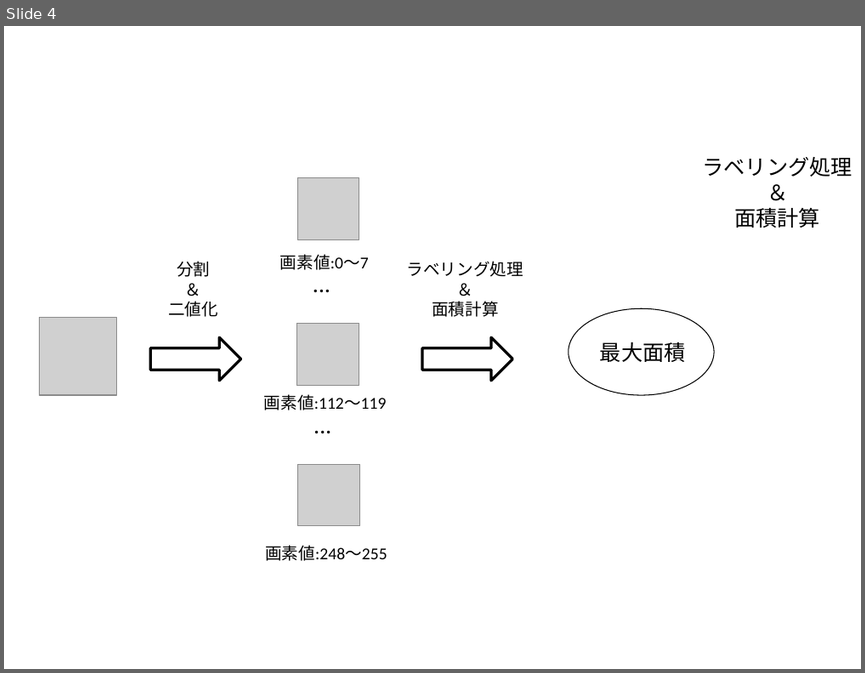
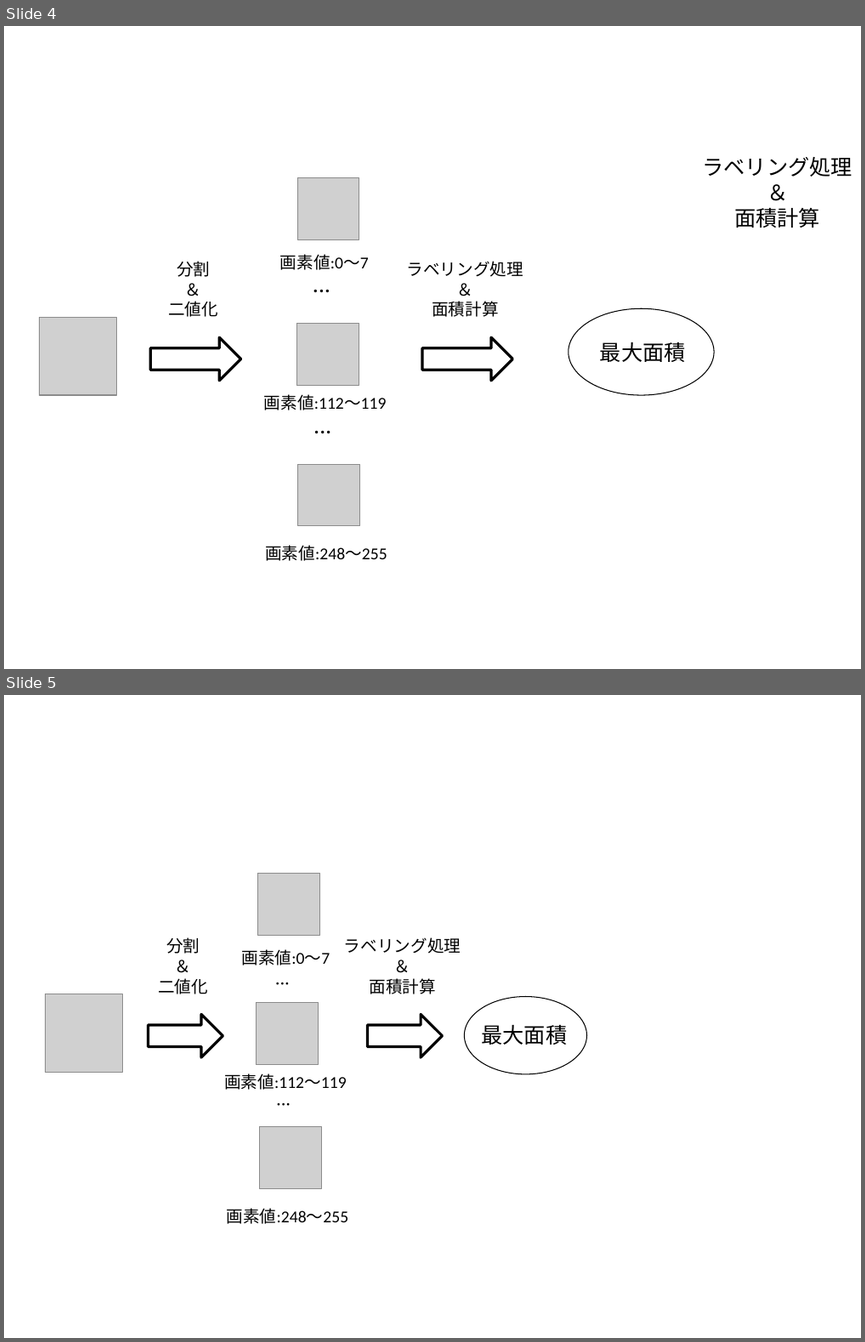
Before and after one commit to sakuna63/TestForCodingWithCostFunction, a slide deck: documents/AccademicMeating/draft/ 図形.pptx. Shown one above the other, each under a label of ours: slide 4 before the commit, slides 4 and 5 after it. The pictures are 865x673 and 865x1342 pixels, drawn with LibreOffice and Linux fonts; fonts in the diff are those of the drawing; grey boxes stand for pictures. Boxes give left, top, right and bottom in pixels: in the first picture for what was removed or moved away, otherwise in the second. Text is boxed around its words. In the diff, an @@ line names an element or a change of style, - is before the commit and + after.

```diff
--- a/documents/AccademicMeating/draft/ 図形.pptx
+++ b/documents/AccademicMeating/draft/ 図形.pptx
@@ slide 5 added at <box>4,695,861,1338</box>, background #FFFFFF @@
@@ picture added at <box>258,873,320,935</box> @@
@@ text added at <box>158,937,208,994</box>, 14 pt, text #000000 @@
+分割
+＆
+二値化
@@ text added at <box>241,949,330,965</box>, 14 pt, text #000000 @@
+画素値:0〜7
@@ text added at <box>344,937,460,994</box>, 14 pt, text #000000 @@
+ラベリング処理
+＆
+面積計算
@@ text added at <box>281,966,296,1006</box>, 16 pt, text #000000 @@
+…
@@ picture added at <box>45,994,123,1072</box> @@
@@ ellipse added at <box>464,997,586,1075</box>, outline #000000 0.75 pt @@
@@ right arrow added at <box>148,1014,222,1056</box>, outline #000000 2.25 pt @@
@@ picture added at <box>256,1003,318,1064</box> @@
@@ right arrow added at <box>367,1014,442,1056</box>, outline #000000 2.25 pt @@
@@ text added at <box>482,1024,568,1044</box>, 18 pt, text #000000 @@
+最大面積
@@ text added at <box>224,1073,347,1089</box>, 14 pt, text #000000 @@
+画素値:112〜119
@@ text added at <box>282,1087,296,1127</box>, 16 pt, text #000000 @@
+…
@@ picture added at <box>259,1127,321,1189</box> @@
@@ text added at <box>227,1208,349,1224</box>, 14 pt, text #000000 @@
+画素値:248〜255
```
Also in this commit, not shown: 30 other files.
